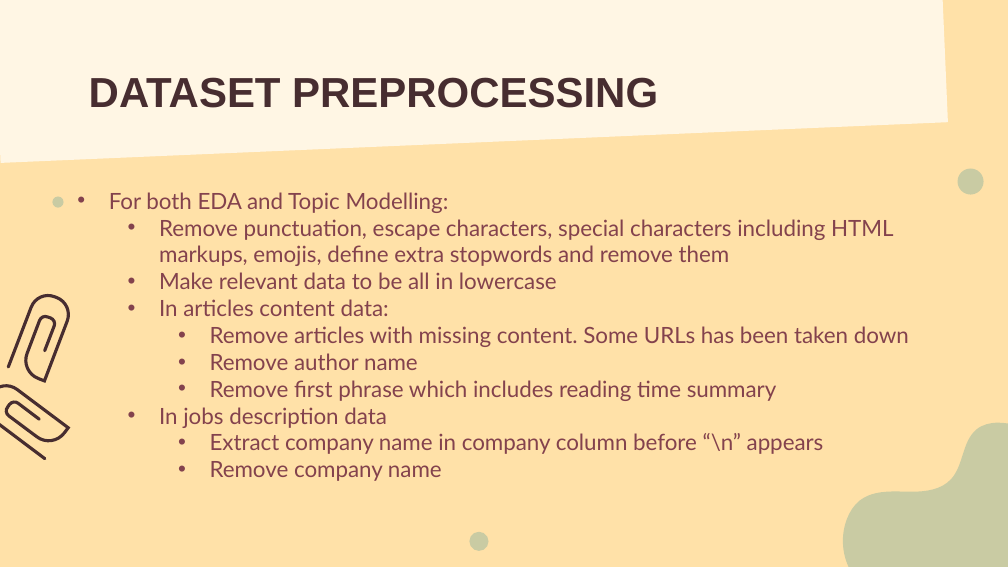
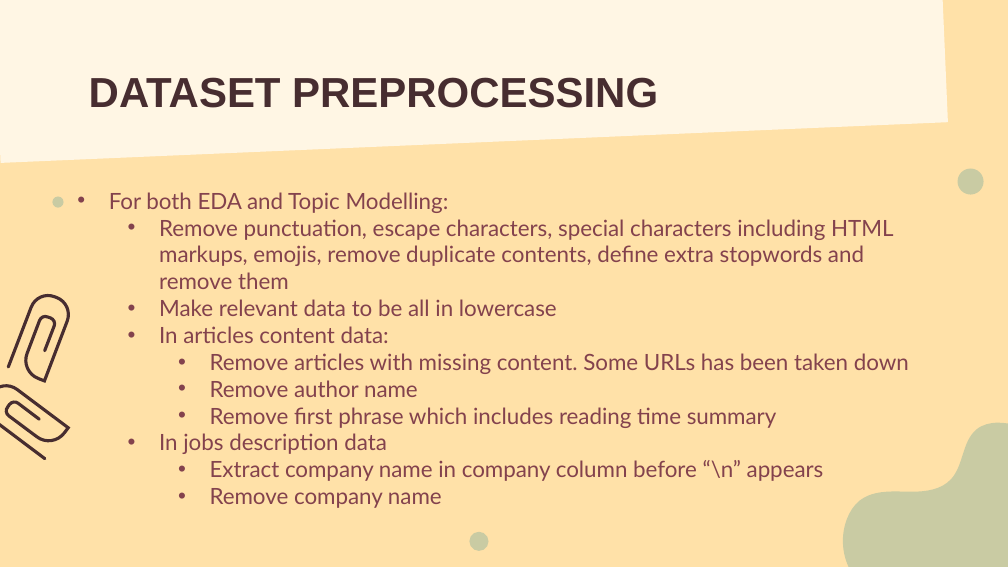
Before and after one commit to LiyanaRoslie/ds-keywords, a slide deck: slide 12 of Capstone_presentation_v1.0.pptx. Drawn at 1008x567 pixels with LibreOffice and Linux fonts; fonts in the diff are those of the drawing. Boxes give left, top, right and bottom in pixels: in the first picture for what was removed or moved away, otherwise in the second. Text is boxed around its words. In the diff, an @@ line names an element or a change of style, - is before the commit and + after.

Commit message:
add more stopwords in EDA and rerun, edit powerpoint and improve Topic Modelling dominant topic draft

```diff
--- a/Capstone_presentation_v1.0.pptx
+++ b/Capstone_presentation_v1.0.pptx
@@ subtitle at [159, 219, 893, 289]: text changed @@
-  • Remove punctuation, escape characters, special characters including HTML markups, emojis, define extra stopwords and remove them
+  • Remove punctuation, escape characters, special characters including HTML markups, emojis, remove duplicate contents, define extra stopwords and remove them
```
Also in this commit, not shown: 8 other slides changed, 2 other files.
